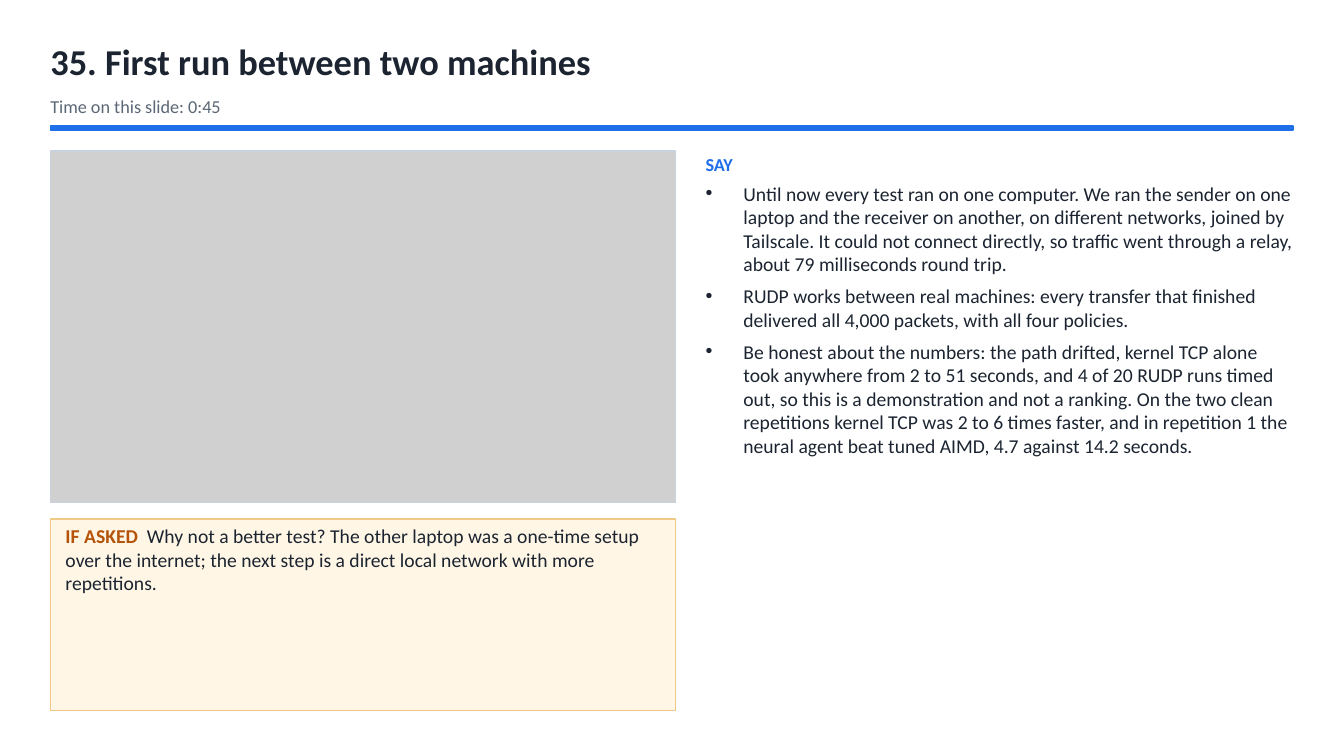
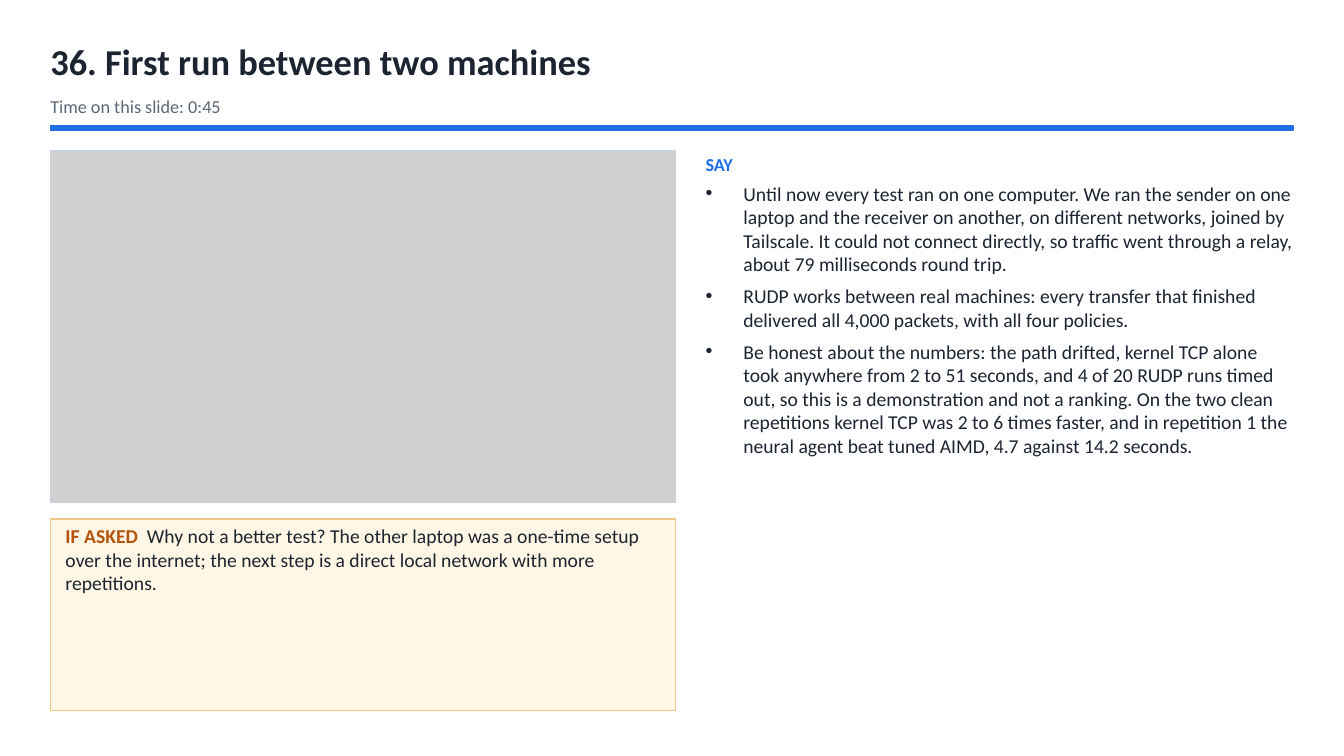
Before and after one commit to Capsturrrr/REPLIC, a slide deck: slide 38 of docs/final/RUDP_Host_Guide.pptx (slide 37 before the commit). Drawn at 1344x756 pixels with LibreOffice and Linux fonts; fonts in the diff are those of the drawing; grey boxes stand for pictures. Boxes give left, top, right and bottom in pixels: in the first picture for what was removed or moved away, otherwise in the second. Text is boxed around its words. In the diff, an @@ line names an element or a change of style, - is before the commit and + after.

```diff
--- a/docs/final/RUDP_Host_Guide.pptx
+++ b/docs/final/RUDP_Host_Guide.pptx
@@ text at (50, 49, 590, 76): text changed @@
-35. First run between two machines
+36. First run between two machines
```
Also in this commit, not shown: 7 other slides changed, 1 slide added, 5 other files.
